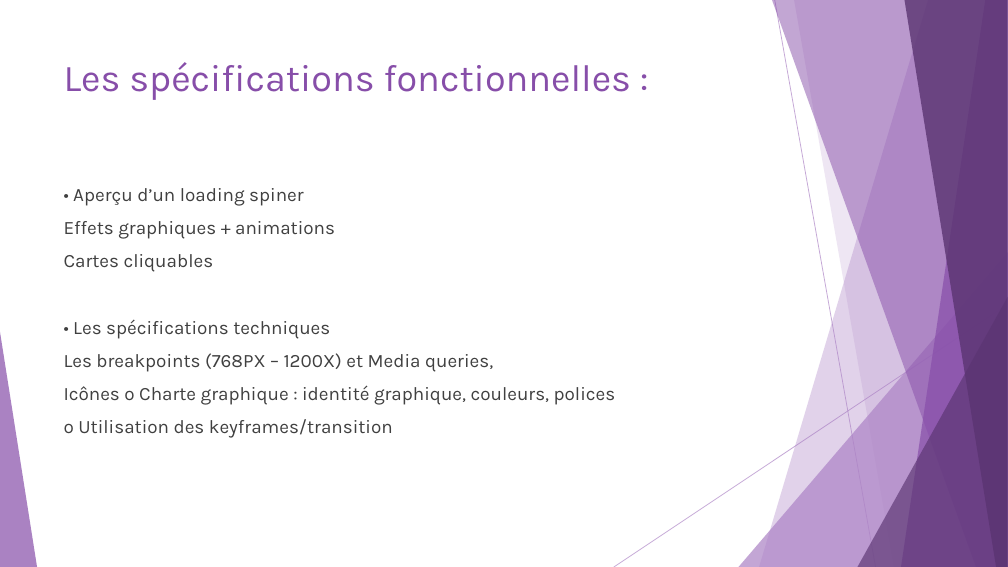
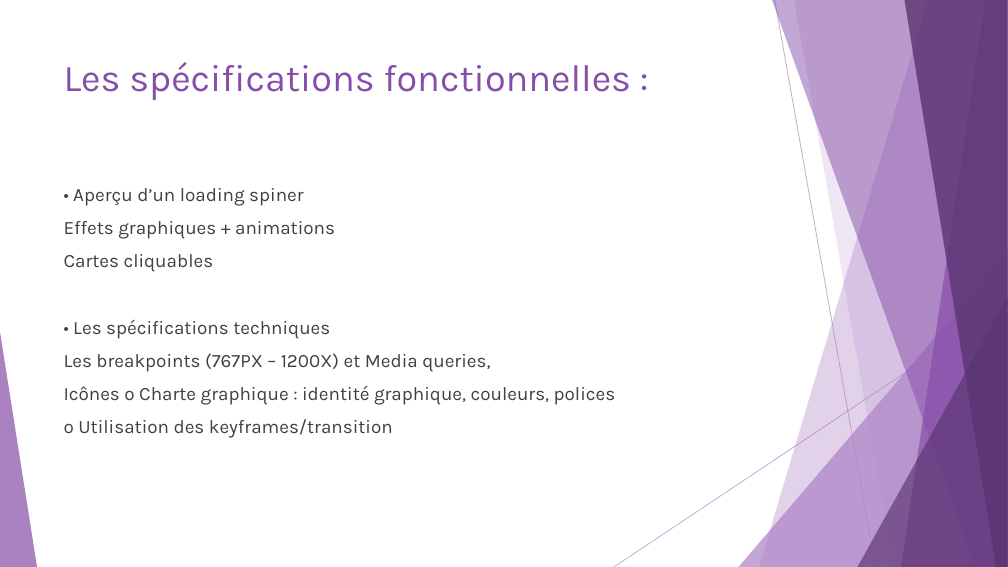
Before and after one commit to vrudy77/Ohmyfood, a slide deck: slide 5 of SUPPORT PROJET N°3.pptx. Drawn at 1008x567 pixels with LibreOffice and Linux fonts; fonts in the diff are those of the drawing. Boxes give left, top, right and bottom in pixels: in the first picture for what was removed or moved away, otherwise in the second. Text is boxed around its words. In the diff, an @@ line names an element or a change of style, - is before the commit and + after.

```diff
--- a/SUPPORT PROJET N°3.pptx
+++ b/SUPPORT PROJET N°3.pptx
@@ text at box(64, 353, 490, 372): text changed @@
-Les breakpoints (768PX – 1200X) et Media queries,
+Les breakpoints (767PX – 1200X) et Media queries,
```
Also in this commit, not shown: 6 other files.
